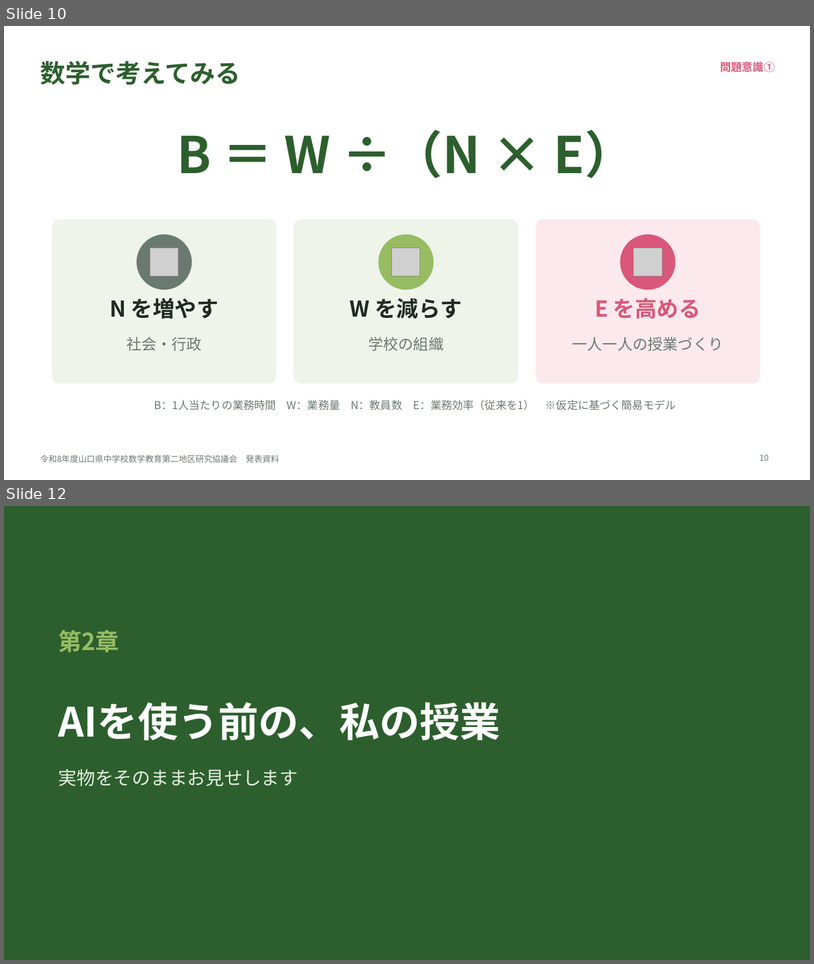
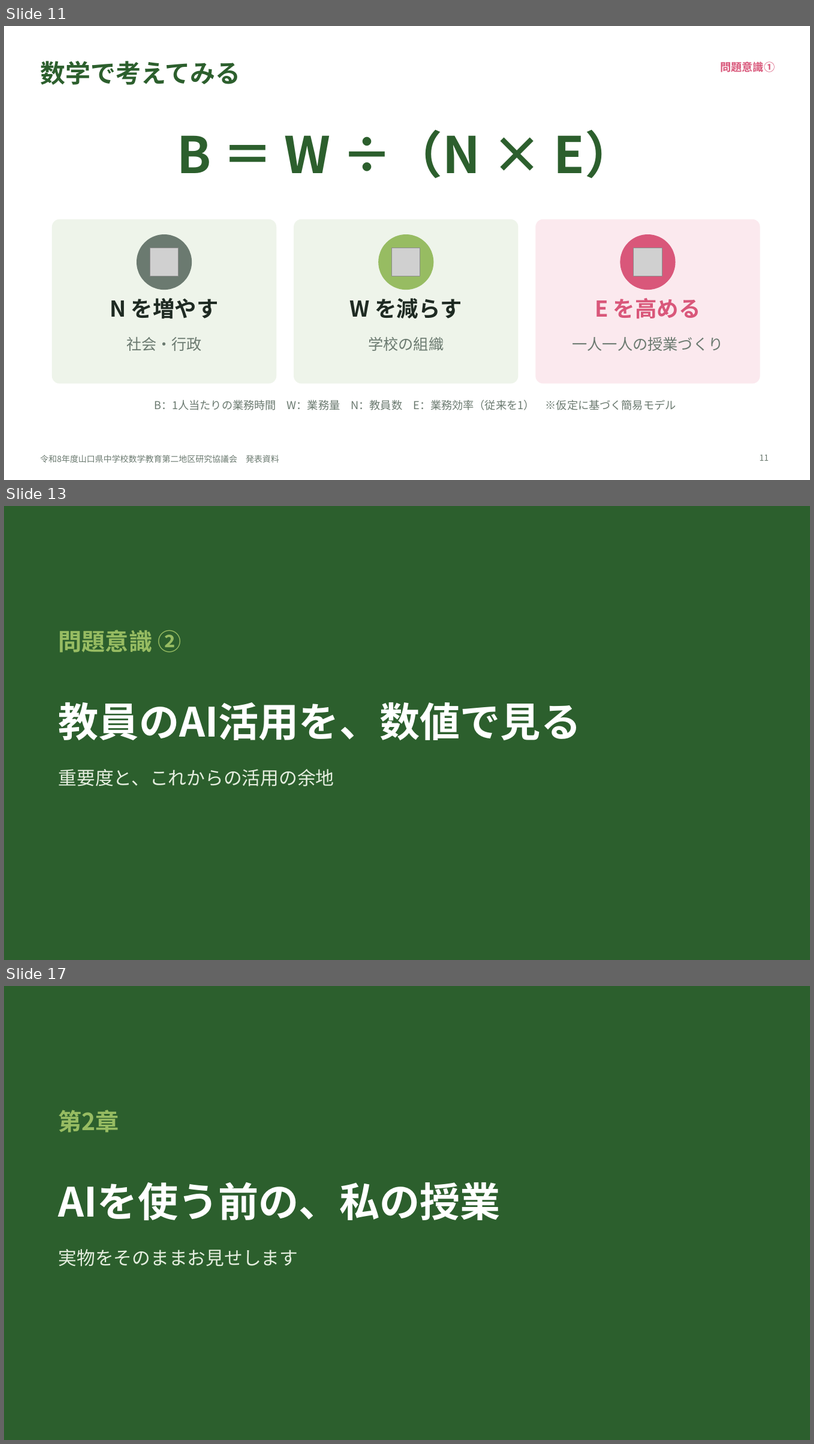
Before and after one commit to margiela14th-sudo/my-ai-project, a slide deck: 07_完成資料/県大会発表_生成AI授業再構築.pptx. Shown one above the other, each under a label of ours: slides 10 and 12 before the commit, slides 11, 13 and 17 after it; the slides between them are not shown. The pictures are 814x964 and 814x1444 pixels, drawn with LibreOffice and Linux fonts; fonts in the diff are those of the drawing; grey boxes stand for pictures. Boxes give left, top, right and bottom in pixels: in the first picture for what was removed or moved away, otherwise in the second. Text is boxed around its words. In the diff, an @@ line names an element or a change of style, - is before the commit and + after.

```diff
--- a/07_完成資料/県大会発表_生成AI授業再構築.pptx
+++ b/07_完成資料/県大会発表_生成AI授業再構築.pptx
@@ slide 13 added at bbox=[4, 506, 810, 960], background #2C5F2D @@
@@ text added at bbox=[59, 630, 181, 652], 28 pt, text #97BC62, bold @@
+問題意識 ②
@@ text added at bbox=[59, 702, 582, 740], 48 pt, text #FFFFFF, bold @@
+教員のAI活用を、数値で見る
@@ text added at bbox=[59, 769, 335, 786], 22 pt, text #E5EEDF @@
+重要度と、これからの活用の余地
@@ what was slide 10 is now slide 11 @@
@@ page number at bbox=[760, 454, 770, 460]: text changed @@
-10
+11
@@ what was slide 12 is now slide 17 @@
```
Also in this commit, not shown: 2 slides changed, 9 other slides added, 1 slide removed, 14 other files.
